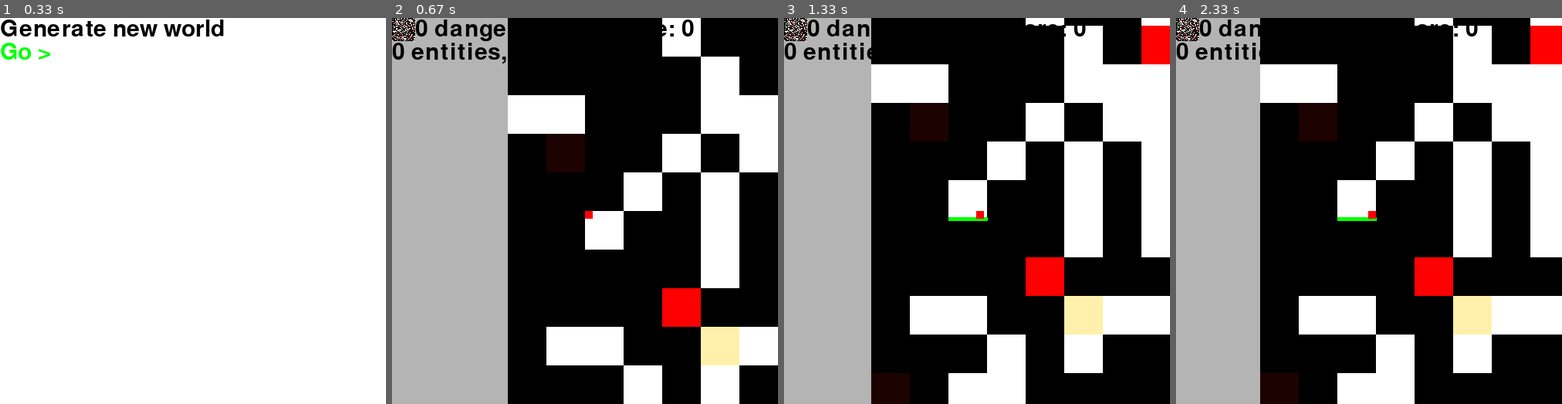
Above: before the commit, frames 1-4 (left to right).
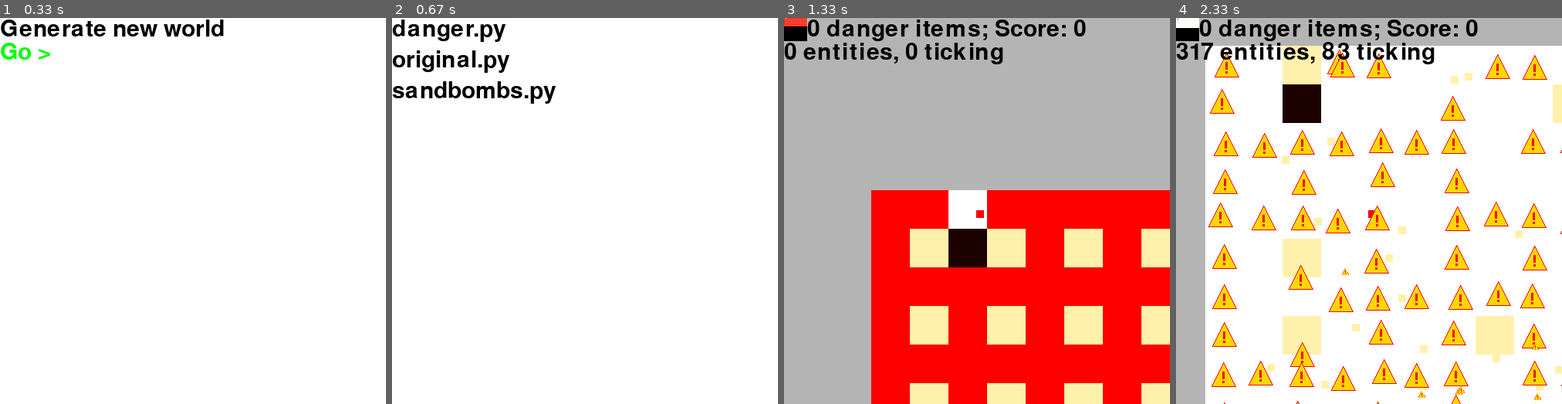
Above: after the commit, the same moments.

Repository: sillypantscoder/pygame_platformer_2
Game: pygame game, started from main.py
The game is run twice, just before and just after one commit, with the same random seed, the same clock (stepped at 60 frames per second) and the same inputs.
Inputs (mouse positions are in pixels of both pictures, inside the frame that each line leads up to):
- Up to frame 1 (0.33 s): no input
- Up to frame 2 (0.67 s): click "Go >" at 0.38 s
- Up to frame 3 (1.33 s): click (841, 29) at 0.72 s, where only the run after the commit has a clickable "danger.py"; hold Right from 1 s (still down); move the mouse to (1088, 238) at 1.03 s
- Up to frame 4 (2.33 s): release Right at 1.47 s; hold Right 1.83-2.3 s

Frame 1 is identical in both runs. In frame 2, 82% of the frame differs, in the area x 0-100%, y 0-100%; in frame 3, 74%; in frame 4, 72%.

Commit message:
=== The generator Update!!! ===
Now has generators! When selecting a world, you can choose which generator to use!
(Don't use "danger.py". Or you can, if you know what you're getting into.)

Diff:
--- /dev/null
+++ b/generators/danger.py
@@ -0,0 +1,21 @@
+import random
+import json
+
+BOARDSIZE = [30, 30]
+
+WORLD = []
+
+for x in range(BOARDSIZE[0]):
+	WORLD.append([])
+	for y in range(BOARDSIZE[1]):
+		if y > 10: WORLD[x].append(1)
+		else:
+			if x % 2 == 0 or y % 2 == 0: WORLD[x].append(2)
+			else: WORLD[x].append(4)
+
+WORLD[2][0] = 0
+WORLD[2][1] = 3
+
+f = open("world.json", "w")
+f.write(json.dumps(WORLD).replace("], [", "],\n ["))
+f.close()
--- /dev/null
+++ b/generators/original.py
@@ -0,0 +1,15 @@
+import random
+import json
+
+BOARDSIZE = [30, 30]
+
+WORLD = []
+
+for x in range(BOARDSIZE[0]):
+	WORLD.append([])
+	for y in range(BOARDSIZE[1]):
+		WORLD[x].append(random.choices([0, 1, 2, 3, 4], weights=[10, 25, 2, 1, 1], k=1)[0])
+
+f = open("world.json", "w")
+f.write(json.dumps(WORLD).replace("], [", "],\n ["))
+f.close()
--- /dev/null
+++ b/generators/sandbombs.py
@@ -0,0 +1,24 @@
+import random
+import json
+
+BOARDSIZE = [30, 30]
+
+WORLD = []
+
+for x in range(BOARDSIZE[0]):
+	WORLD.append([])
+	for y in range(BOARDSIZE[1]):
+		WORLD[x].append(random.choices([0, 1, 2, 3], weights=[10, 25, 5, 1], k=1)[0])
+
+for i in range(10):
+	cx = random.randint(1, BOARDSIZE[0] - 2)
+	cy = random.randint(1, BOARDSIZE[1] - 2)
+	for x in range(cx - 1, cx + 2):
+		for y in range(cy - 1, cy + 2):
+			if x == cx and y == cy: WORLD[x][y] = 2
+			else: WORLD[x][y] = 4
+	WORLD[cx][cy - 1] = 0
+
+f = open("world.json", "w")
+f.write(json.dumps(WORLD).replace("], [", "],\n ["))
+f.close()
--- a/main.py
+++ b/main.py
@@ -1,3 +1,4 @@
+from os import listdir, system
 import random
 import pygame
 import json
@@ -54,14 +55,32 @@
 	c.tick(60)
 	pygame.display.flip()
 
+# GENERATOR SELECTION
+
+items = listdir("generators")
+running = wr
+while running:
+	screen.fill(WHITE)
+	for i in range(len(items)):
+		w = FONT.render(items[i], True, BLACK)
+		screen.blit(w, (0, i * 40))
+	for event in pygame.event.get():
+			if event.type == pygame.QUIT:
+				pygame.quit(); exit()
+				# User clicked close button
+			if event.type == pygame.MOUSEBUTTONUP:
+				pos = pygame.mouse.get_pos()
+				y = math.floor(pos[1] / 40)
+				wr = items[y]
+				running = False
+	c.tick(60)
+	pygame.display.flip()
+
 if wr:
-	f = open("world.json", "w")
-	f.write(json.dumps(WORLD).replace("], [", "],\n ["))
-	f.close()
-else:
-	f = open("world.json", "r")
-	WORLD = json.loads(f.read())
-	f.close()
+	system("python3 generators/" + wr)
+f = open("world.json", "r")
+WORLD = json.loads(f.read())
+f.close()
 
 # PLAYING -------------------------------------------------
 
@@ -316,7 +335,7 @@
 		try:
 			WORLD[b[0]][b[1]] = 4
 		except:
-			print("MovingBlock " + str(self) + "attempted to re-place block at: " + str(b[0]) + ", " + str(b[1]))
+			print("MovingBlock " + str(self) + " attempted to re-place block at: " + str(b[0]) + ", " + str(b[1]))
 
 def gainitem(item):
 	if not item in items:
